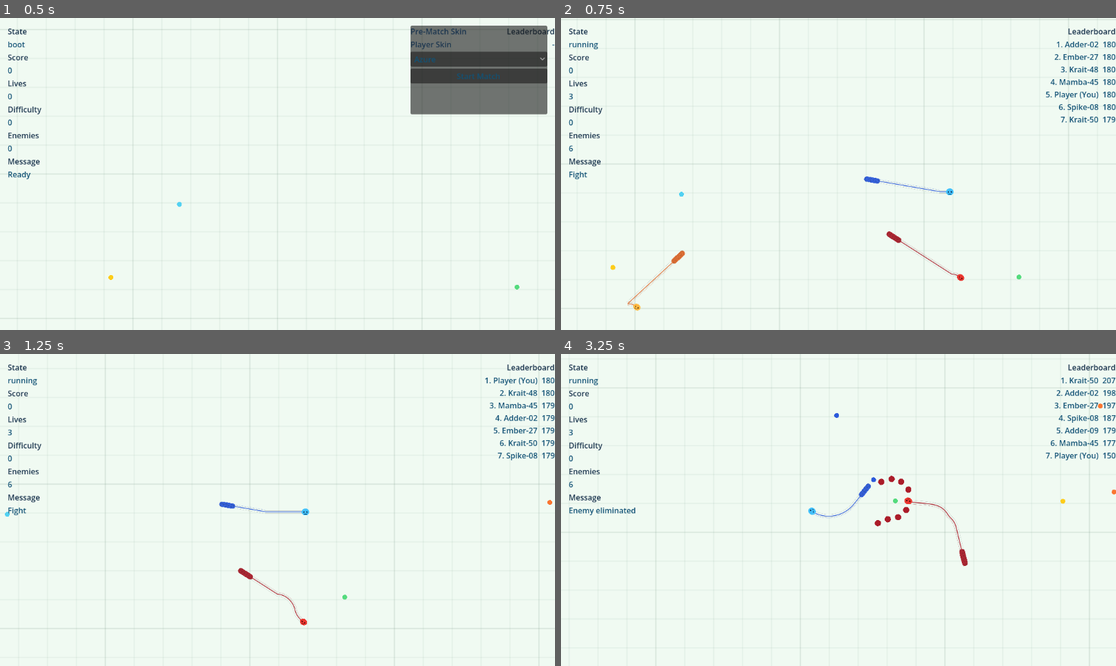
Above: before the commit, frames 1-4 (two rows, left to right).
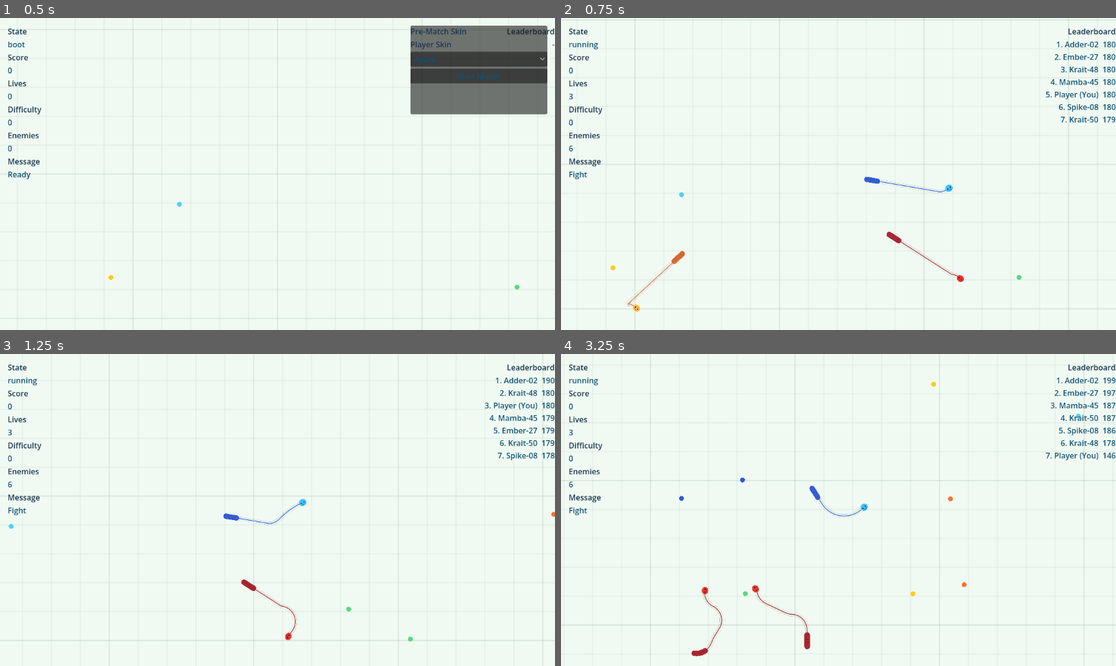
Above: after the commit, the same moments.

Repository: Jlu-waterbrother/snake_combat
Game: Godot game, scene res://scenes/main/main.tscn
Same seed, same stepped clock (60 frames per second), same inputs: the game is played once before the commit and once after it.
Inputs (mouse positions are in pixels of both pictures, inside the frame that each line leads up to):
- Up to frame 1 (0.5 s): no input
- Up to frame 2 (0.75 s): click "Start Match" at 0.5 s
- Up to frame 3 (1.25 s): no input
- Up to frame 4 (3.25 s): tap Enter at 1.25 s; move the mouse to (960, 494) at 1.27 s; hold D (turn_right) 1.28-2 s; hold Shift (boost) 1.28-2 s; click (960, 494) at 1.42 s; drag from (727, 525) to (916, 612) at 2.02 s; move the mouse to (894, 441) at 2.77 s; hold D (turn_right) from 2.78 s (still down); hold Shift (boost) from 2.78 s (still down); click (894, 441) at 2.92 s

Frame 1 is identical in both runs. In frame 2, 0.4% of the frame differs, in the area x 9-83%, y 50-95%; in frame 3, 1.2%; in frame 4, 2.0%, in the area x 0-100%, y 1-97%.

Commit message:
优化AI蛇智力，增加鼠标指引操作

Diff:
--- a/resources/config/default_ai_config.tres
+++ b/resources/config/default_ai_config.tres
@@ -14,11 +14,11 @@
 avoid_boundary_ratio = 0.8
 avoid_boundary_margin = 220.0
 retarget_interval = 0.2
-turn_responsiveness = 4.2
+turn_responsiveness = 5.4
 hazard_probe_interval = 0.08
-hazard_probe_distance = 180.0
-hazard_probe_angle_deg = 28.0
-head_on_avoid_distance = 200.0
-caution_length_ratio = 1.05
+hazard_probe_distance = 220.0
+hazard_probe_angle_deg = 36.0
+head_on_avoid_distance = 260.0
+caution_length_ratio = 1.15
 chase_predict_seconds = 0.35
 chase_flank_distance = 90.0
--- a/resources/config/default_movement_config.tres
+++ b/resources/config/default_movement_config.tres
@@ -6,5 +6,5 @@
 script = ExtResource("1")
 base_speed = 123.75
 boost_speed = 210.0
-turn_rate_deg_per_second = 180.0
+turn_rate_deg_per_second = 220.0
 segment_spacing = 10.0
--- a/scripts/config/ai_config.gd
+++ b/scripts/config/ai_config.gd
@@ -11,11 +11,11 @@
 @export var avoid_boundary_ratio: float = 0.8
 @export var avoid_boundary_margin: float = 220.0
 @export var retarget_interval: float = 0.2
-@export var turn_responsiveness: float = 4.2
+@export var turn_responsiveness: float = 5.4
 @export var hazard_probe_interval: float = 0.08
-@export var hazard_probe_distance: float = 180.0
-@export var hazard_probe_angle_deg: float = 28.0
-@export var head_on_avoid_distance: float = 200.0
-@export var caution_length_ratio: float = 1.05
+@export var hazard_probe_distance: float = 220.0
+@export var hazard_probe_angle_deg: float = 36.0
+@export var head_on_avoid_distance: float = 260.0
+@export var caution_length_ratio: float = 1.15
 @export var chase_predict_seconds: float = 0.35
 @export var chase_flank_distance: float = 90.0
--- a/scripts/config/movement_config.gd
+++ b/scripts/config/movement_config.gd
@@ -3,5 +3,5 @@
 
 @export var base_speed: float = 123.75
 @export var boost_speed: float = 210.0
-@export var turn_rate_deg_per_second: float = 180.0
+@export var turn_rate_deg_per_second: float = 220.0
 @export var segment_spacing: float = 10.0
--- a/scripts/managers/snake_manager.gd
+++ b/scripts/managers/snake_manager.gd
@@ -501,22 +501,47 @@
 	else:
 		var aggression: float = clamp(_ai_float("aggression", 0.45) * _aggression_scale, 0.0, 1.0)
 		var should_chase: bool = false
+		var enemy_heading: Vector2 = Vector2.RIGHT
+		if _snake_nodes.has(enemy_id):
+			var enemy_node: Node2D = _snake_nodes[enemy_id]
+			if enemy_node.has_method("get_heading"):
+				var enemy_heading_value: Variant = enemy_node.call("get_heading")
+				if enemy_heading_value is Vector2 and (enemy_heading_value as Vector2) != Vector2.ZERO:
+					enemy_heading = (enemy_heading_value as Vector2).normalized()
 		if has_player:
-			var player_distance: float = enemy_position.distance_to(player_position)
+			var to_player: Vector2 = player_position - enemy_position
+			var player_distance: float = to_player.length()
 			if player_distance <= vision_radius:
+				var to_player_direction: Vector2 = Vector2.ZERO
+				if player_distance > 0.0:
+					to_player_direction = to_player / player_distance
 				var enemy_length: float = _snake_length(enemy_id)
 				var player_length: float = _snake_length(_player_snake_id)
 				var caution_ratio: float = max(_ai_float("caution_length_ratio", 1.05), 0.3)
 				var avoid_distance: float = max(_ai_float("head_on_avoid_distance", 200.0), 40.0)
 				var is_outmatched: bool = enemy_length < player_length * caution_ratio
-				if is_outmatched and player_distance <= avoid_distance:
+				var enemy_facing_player: bool = to_player_direction != Vector2.ZERO and enemy_heading.dot(to_player_direction) > 0.2
+				var player_facing_enemy: bool = to_player_direction != Vector2.ZERO and player_heading.dot(-to_player_direction) > 0.1
+				var head_on_risk: bool = enemy_facing_player and player_facing_enemy and player_distance <= avoid_distance * 1.35
+				if (is_outmatched and player_distance <= avoid_distance) or (head_on_risk and enemy_length <= player_length * 1.2):
 					state = STATE_AVOID
 					var away_direction: Vector2 = (enemy_position - player_position).normalized()
 					if away_direction == Vector2.ZERO:
 						away_direction = _random_direction()
-					target = enemy_position + away_direction * min(vision_radius, 280.0)
+					if to_player_direction != Vector2.ZERO:
+						var lateral: Vector2 = Vector2(-to_player_direction.y, to_player_direction.x)
+						var side_sign: float = -1.0 if abs(String(enemy_id).hash()) % 2 == 0 else 1.0
+						away_direction = (away_direction + lateral * side_sign * 0.65).normalized()
+						if away_direction == Vector2.ZERO:
+							away_direction = _random_direction()
+					target = enemy_position + away_direction * min(vision_radius, 320.0)
 				else:
-					should_chase = _rng.randf() <= aggression
+					var chase_probability: float = aggression
+					if player_distance < avoid_distance * 1.1:
+						chase_probability *= 0.4
+					if enemy_length < player_length:
+						chase_probability *= 0.6
+					should_chase = _rng.randf() <= chase_probability
 
 		if state != STATE_AVOID and should_chase and has_player:
 			state = STATE_CHASE
@@ -564,6 +589,7 @@
 	var state: StringName = _enemy_states.get(enemy_id, STATE_PATROL)
 	var boost_probability: float = clamp(_ai_float("boost_probability", 0.12) * _boost_scale, 0.0, 1.0)
 	var wants_boost: bool = false
+	var has_player: bool = _player_snake_id != &"" and _snake_nodes.has(_player_snake_id)
 	if abs(hazard_avoid_turn) > 0.001:
 		wants_boost = false
 		if state != STATE_AVOID:
@@ -577,6 +603,15 @@
 	elif state == STATE_SEEK:
 		wants_boost = _rng.randf() <= boost_probability * 0.4
 
+	if wants_boost and has_player:
+		var player_node: Node2D = _snake_nodes[_player_snake_id]
+		var player_distance: float = enemy_node.global_position.distance_to(player_node.global_position)
+		var unsafe_boost_distance: float = max(_ai_float("head_on_avoid_distance", 200.0), 40.0) * 1.15
+		var enemy_length: float = _snake_length(enemy_id)
+		var player_length: float = _snake_length(_player_snake_id)
+		if player_distance <= unsafe_boost_distance and enemy_length <= player_length * 1.15:
+			wants_boost = false
+
 	enemy_node.call("set_ai_command", turn_input, wants_boost)
 
 func _check_world_bounds() -> void:
--- a/scripts/snake/player_snake.gd
+++ b/scripts/snake/player_snake.gd
@@ -21,7 +21,7 @@
 @export var max_visual_scale: float = 2.4
 @export var coiling_turn_threshold: float = 0.55
 @export var coiling_shrink_per_second: float = 8.0
-@export var default_turn_rate_deg_per_second: float = 180.0
+@export var default_turn_rate_deg_per_second: float = 220.0
 @export var default_segment_spacing: float = 10.0
 @export var body_length: float = 180.0
 @export var initial_heading: Vector2 = Vector2.RIGHT
@@ -34,6 +34,9 @@
 @export var self_collision_min_body_length: float = 260.0
 @export var self_collision_sample_step: int = 2
 @export var control_mode: ControlMode = ControlMode.PLAYER
+@export var enable_desktop_mouse_controls: bool = true
+@export var mouse_turn_responsiveness: float = 3.0
+@export var mouse_turn_deadzone: float = 0.02
 
 @onready var body_line: Line2D = $BodyLine
 @onready var head_area: Area2D = $HeadArea
@@ -205,12 +208,30 @@
 func _read_turn_input() -> float:
 	if control_mode == ControlMode.AI:
 		return _ai_turn_input
-	return Input.get_axis("turn_left", "turn_right")
+
+	var keyboard_turn: float = Input.get_axis("turn_left", "turn_right")
+	if not _uses_desktop_mouse_controls():
+		return keyboard_turn
+
+	var to_mouse: Vector2 = get_global_mouse_position() - global_position
+	if to_mouse == Vector2.ZERO:
+		return keyboard_turn
+
+	var desired_direction: Vector2 = to_mouse.normalized()
+	var mouse_turn_scale: float = max(mouse_turn_responsiveness, 0.0)
+	var mouse_turn: float = clamp(_heading.cross(desired_direction) * mouse_turn_scale, -1.0, 1.0)
+	if abs(mouse_turn) <= max(mouse_turn_deadzone, 0.0):
+		return keyboard_turn
+	return mouse_turn
 
 func _wants_boost() -> bool:
 	if control_mode == ControlMode.AI:
 		return _ai_boosting
-	return Input.is_action_pressed("boost")
+
+	var wants_boost: bool = Input.is_action_pressed("boost")
+	if _uses_desktop_mouse_controls() and Input.is_mouse_button_pressed(MOUSE_BUTTON_LEFT):
+		wants_boost = true
+	return wants_boost
 
 func _can_boost(wants_boost: bool) -> bool:
 	if not wants_boost:
@@ -218,6 +239,12 @@
 	if boost_body_drain_per_second <= 0.0:
 		return false
 	return body_length > max(min_body_length_for_boost, min_body_length)
+
+func _uses_desktop_mouse_controls() -> bool:
+	if not enable_desktop_mouse_controls:
+		return false
+	var os_name: String = OS.get_name()
+	return os_name != "Android" and os_name != "iOS"
 
 func _coiling_contraction_factor(turn_amount: float) -> float:
 	var threshold: float = clamp(coiling_turn_threshold, 0.0, 0.99)
@@ -461,22 +488,22 @@
 	if cached_value is Texture2D:
 		return cached_value as Texture2D
 
-	if not FileAccess.file_exists(svg_path):
-		push_warning("Snake SVG path does not exist: %s" % svg_path)
-		return null
-
-	var svg_file: FileAccess = FileAccess.open(svg_path, FileAccess.READ)
-	if svg_file == null:
-		push_warning("Unable to open snake SVG: %s" % svg_path)
-		return null
-
-	var svg_text: String = svg_file.get_as_text()
-	var image: Image = Image.new()
-	var parse_error: Error = image.load_svg_from_string(svg_text, max(render_scale, 0.1))
-	if parse_error != OK:
-		push_warning("Unable to parse snake SVG: %s" % svg_path)
-		return null
-
-	var generated_texture: ImageTexture = ImageTexture.create_from_image(image)
-	_svg_texture_cache[cache_key] = generated_texture
-	return generated_texture
+	if FileAccess.file_exists(svg_path):
+		var svg_file: FileAccess = FileAccess.open(svg_path, FileAccess.READ)
+		if svg_file != null:
+			var svg_text: String = svg_file.get_as_text()
+			var image: Image = Image.new()
+			var parse_error: Error = image.load_svg_from_string(svg_text, max(render_scale, 0.1))
+			if parse_error == OK:
+				var generated_texture: ImageTexture = ImageTexture.create_from_image(image)
+				_svg_texture_cache[cache_key] = generated_texture
+				return generated_texture
+
+	var imported_texture_value: Variant = load(svg_path)
+	if imported_texture_value is Texture2D:
+		var imported_texture: Texture2D = imported_texture_value as Texture2D
+		_svg_texture_cache[cache_key] = imported_texture
+		return imported_texture
+
+	push_warning("Unable to load snake SVG texture: %s" % svg_path)
+	return null
